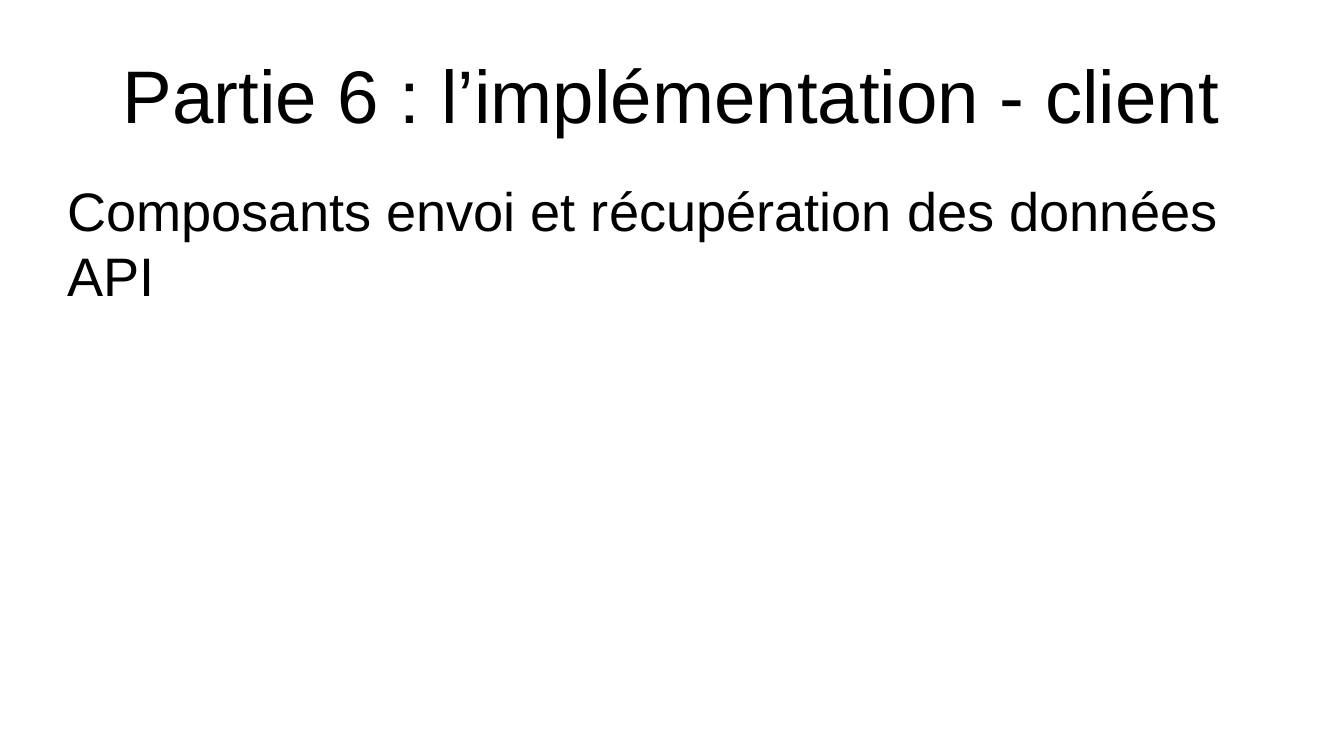
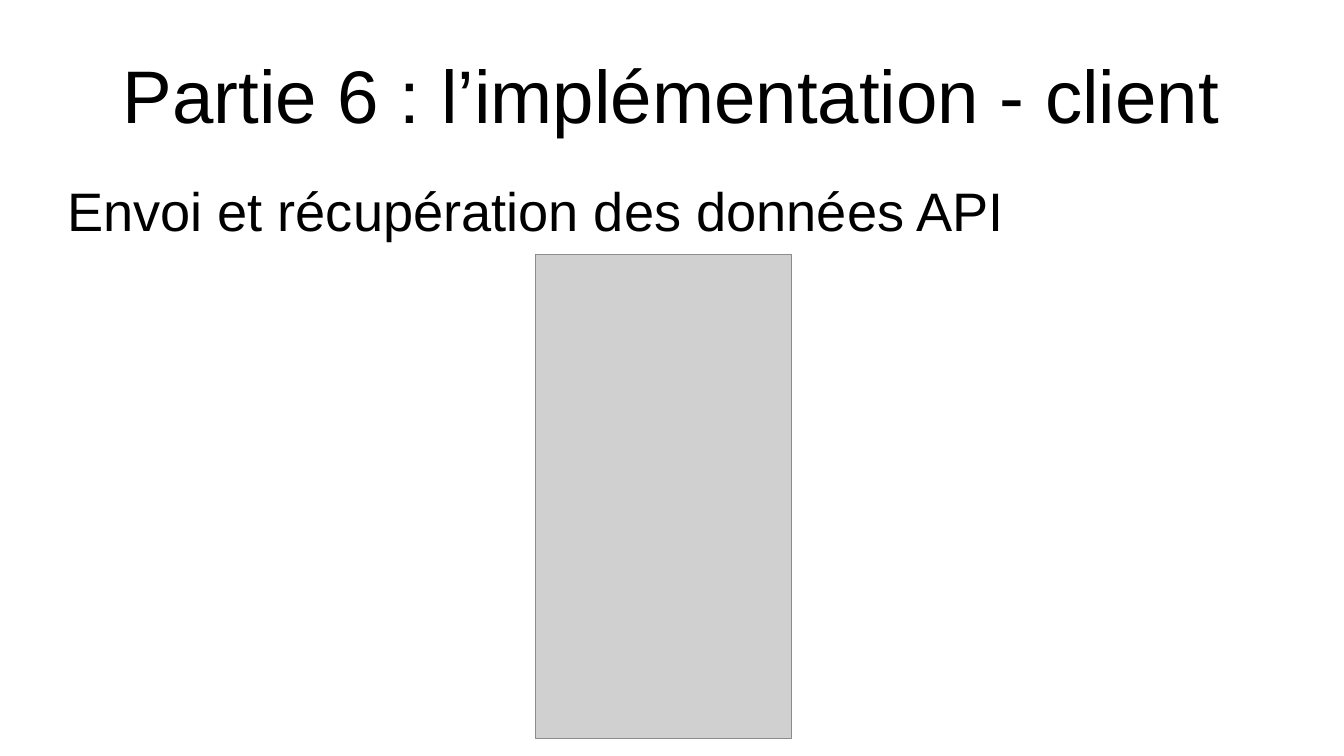
Before and after one commit to EmmaBroudic/Projet-Nooky, a slide deck: slide 35 of doc/Nooky.odp (slide 36 before the commit). Drawn at 1344x756 pixels with LibreOffice and Linux fonts; fonts in the diff are those of the drawing; grey boxes stand for pictures. Boxes give left, top, right and bottom in pixels: in the first picture for what was removed or moved away, otherwise in the second. Text is boxed around its words. In the diff, an @@ line names an element or a change of style, - is before the commit and + after.

```diff
--- a/doc/Nooky.odp
+++ b/doc/Nooky.odp
@@ text at (67,191,1003,240): text changed @@
-Composants envoi et récupération des données API
+Envoi et récupération des données API
@@ picture added at (537,255,793,739) @@
```
Also in this commit, not shown: 13 other slides changed, 4 slides added, 2 other files.
